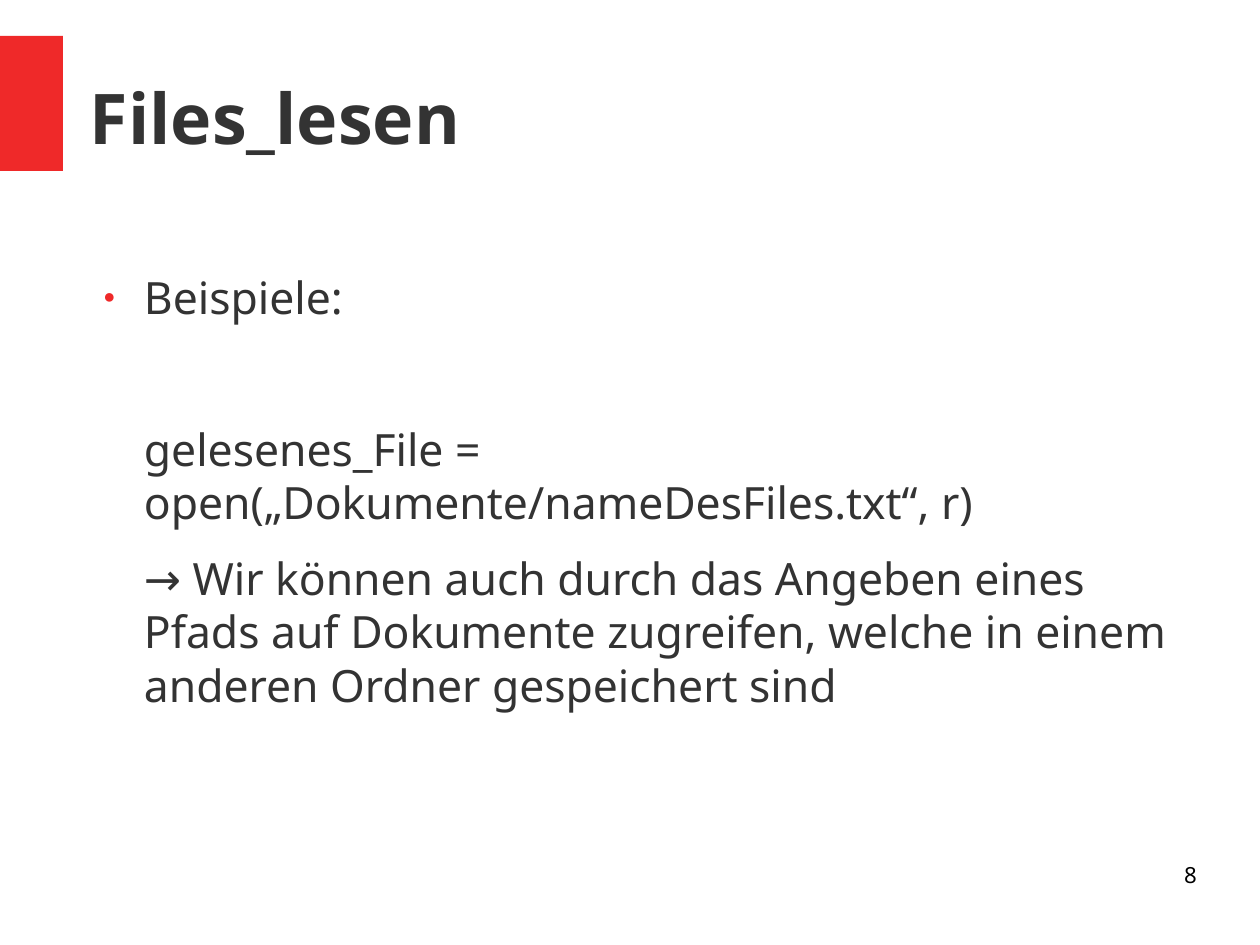
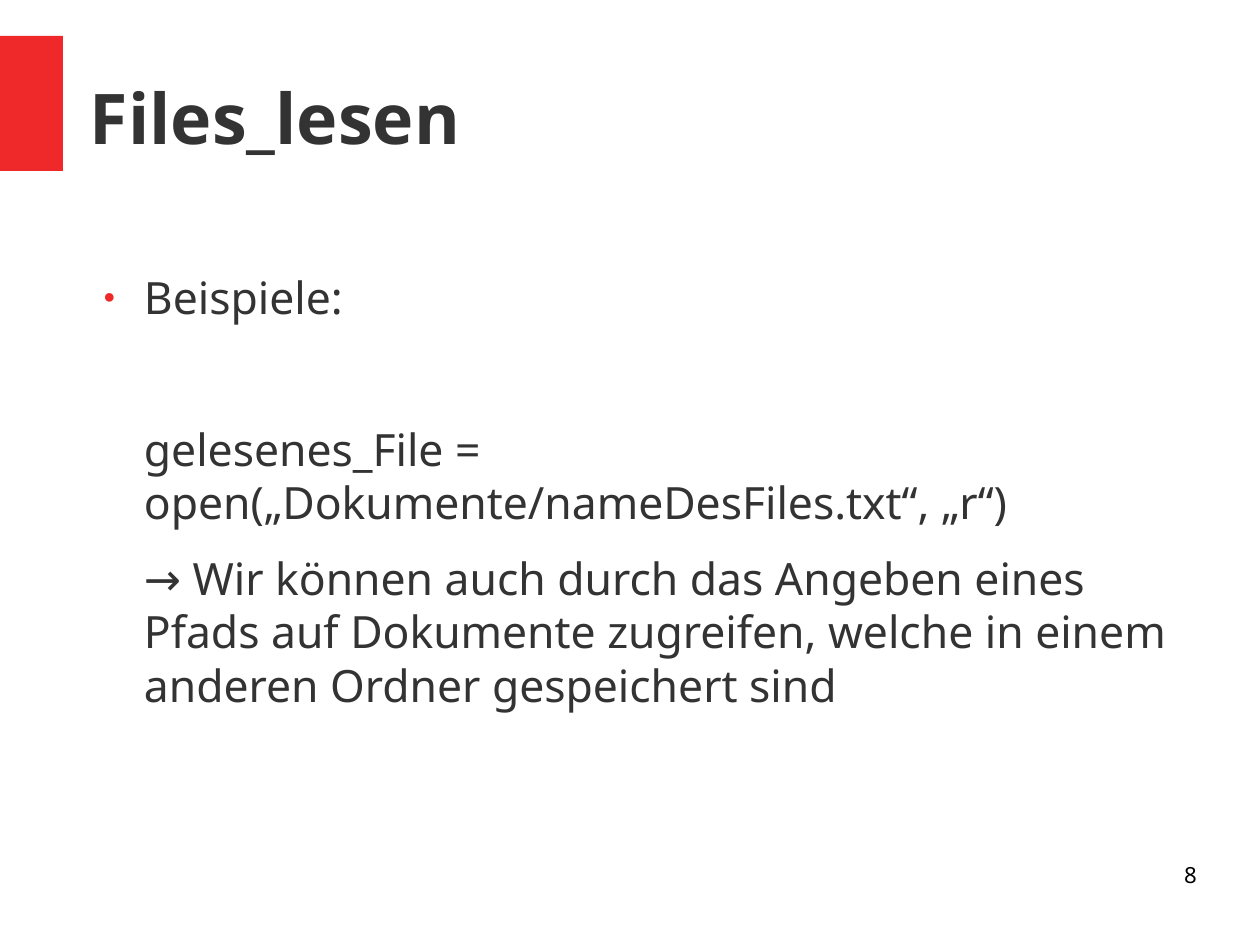
Before and after one commit to MasterLeader09/MinecraftOnMondayHSHL, a slide deck: slide 8 of Theorie/8. Files_lesen.odp. Drawn at 1260x945 pixels with LibreOffice and Linux fonts; fonts in the diff are those of the drawing. Boxes give left, top, right and bottom in pixels: in the first picture for what was removed or moved away, otherwise in the second. Text is boxed around its words. In the diff, an @@ line names an element or a change of style, - is before the commit and + after.

Commit message:
Files_lesen berichtigt

```diff
--- a/Theorie/8. Files_lesen.odp
+++ b/Theorie/8. Files_lesen.odp
@@ text at bbox=[144, 432, 1007, 530]: text changed @@
-gelesenes_File = open(„Dokumente/nameDesFiles.txt“, r)
+gelesenes_File = open(„Dokumente/nameDesFiles.txt“, „r“)
```
Also in this commit, not shown: 4 other slides changed.
